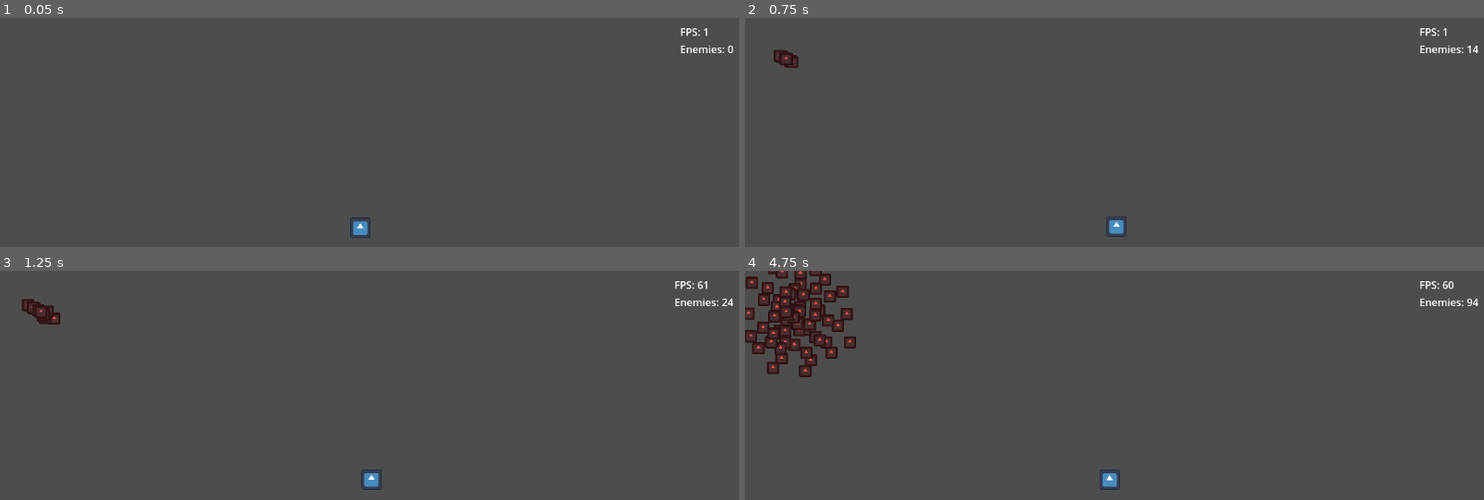
Above: before the commit, frames 1-4 (two rows, left to right).
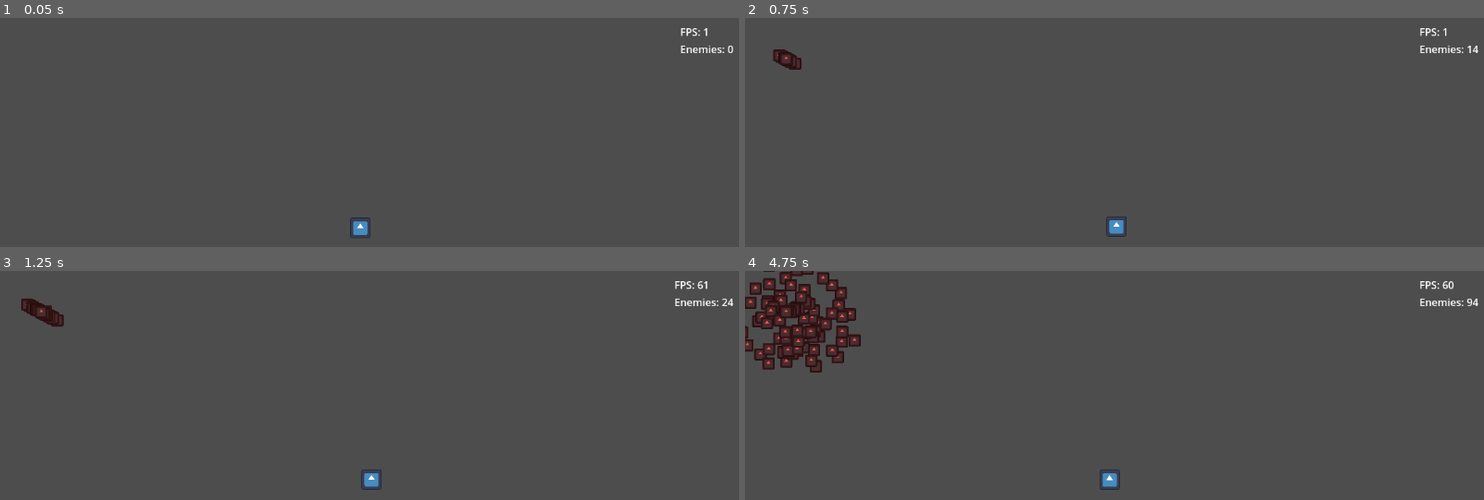
Above: after the commit, the same moments.

Repository: Griiimon/Manymies
Game: Godot game, scene res://main.tscn
Two runs of this game, one before a commit and one after it. Both use one fixed random seed, a clock stepped at 60 frames per second and the inputs below. The engine's default icon, where the game draws it, is replaced by a stand-in: a white triangle on a blue panel in a dark square.
Inputs (mouse positions are in pixels of both pictures, inside the frame that each line leads up to):
- Up to frame 1 (0.05 s): no input
- Up to frame 2 (0.75 s): tap Enter at 0.5 s; move the mouse to (1277, 203) at 0.52 s; click (1277, 203) at 0.67 s
- Up to frame 3 (1.25 s): no input
- Up to frame 4 (4.75 s): move the mouse to (966, 499) at 1.27 s; click (966, 499) at 1.42 s; move the mouse to (1188, 387) at 2.02 s; click (1188, 387) at 2.17 s; move the mouse to (outside the picture) at 2.77 s; click (outside the picture) at 2.92 s; move the mouse to (outside the picture) at 3.52 s; click (outside the picture) at 3.67 s; move the mouse to (892, 415) at 4.27 s; click (892, 415) at 4.42 s

Frame 1 is identical in both runs. In frame 2, less than 0.1% of the frame differs, in the area x 3-8%, y 13-23%; in frame 3, 0.1%; in frame 4, 3.6%, in the area x 0-16%, y 0-47%.

Commit message:
introduce a tick offset for skip_frames

Diff:
--- a/solutions/simple area enemy/simple_area_separation_enemy.gd
+++ b/solutions/simple area enemy/simple_area_separation_enemy.gd
@@ -26,6 +26,9 @@
 var velocity: Vector2
 var circle_shape: CircleShape2D
 var query: PhysicsShapeQueryParameters2D
+# offset the tick used for skip_frames by a random number so
+# it's more evenly spread out
+var tick_offset: int
 
 
 
@@ -46,9 +49,11 @@
 		assert(separation_collision_shape.shape is CircleShape2D)
 		(separation_collision_shape.shape as CircleShape2D).radius= separation_radius
 
+	tick_offset= randi() % 60
+
 
 func _physics_process(delta: float) -> void:
-	if Engine.get_physics_frames() % ( skip_frames + 1 ) == 0:
+	if ( Engine.get_physics_frames() + tick_offset ) % ( skip_frames + 1 ) == 0:
 		# velocity= Vector2.ZERO
 		velocity= velocity.lerp(Vector2.ZERO, 1.0 - jitter_fix)
 
